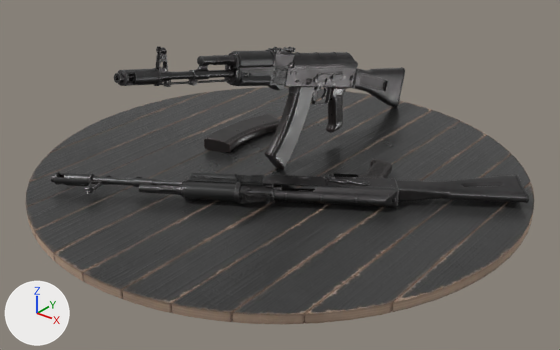
The glTF model public/models/ak-74.glb: old version first, new version second.
Camera for both pictures: a camera (50 mm lens) standing at (0.945, -1.181, 0.717) and looking at (0.044, -0.054, 0.019). Lighting does not change. The marker at lower left points along +X, +Y and +Z. The older version comes first. Where no turn or scale is listed for an object, it has been applied to the vertices.

Names of what the first picture shows: 'handle_low.001_ak74m_0', 'handle_low_ak74m_0', 'mag_low.001_ak74m_0', 'mag_low_ak74m_0', 'platform_plank_Planks_0', 'rearSightAdjust_low.001_ak74m_0', 'rearSight_low.001_ak74m_0', 'safety_low.001_ak74m_0', 'stock_low.001_ak74m_0', 'stock_low_ak74m_0' and 1 more.
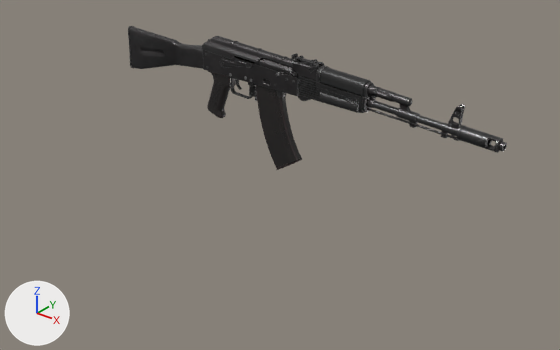
ob_sketchfab_model is not drawn itself; it is the parent of ob_457271f3c2c8461a8562756de3f14157_fbx.

Changed parts and their boxes (x1, y1, x2, y2) in the pictures (560 x 350 px):
'platform_plank_Planks_0', deleted
    before: (25, 87, 535, 324)
'handle_low_ak74m_0', moved
    before: (114, 46, 358, 133)
    after: (202, 36, 507, 153)
'handle_low.001_ak74m_0', deleted
    before: (51, 159, 399, 207)
'stock_low_ak74m_0', moved
    before: (352, 67, 405, 107)
    after: (128, 26, 204, 69)
'mag_low_ak74m_0', moved
    before: (264, 87, 314, 170)
    after: (256, 85, 303, 170)
'stock_low.001_ak74m_0', deleted
    before: (396, 175, 529, 204)
'mag_low.001_ak74m_0', deleted
    before: (204, 114, 280, 152)
'boltCarrier_low_ak74m_0', moved (not visible before)
    after: (255, 58, 292, 77)
'safety_low_ak74m_0', moved (not visible before)
    after: (219, 58, 252, 68)
'safety_low.001_ak74m_0', deleted
    before: (324, 176, 370, 186)
'rearSight_low.001_ak74m_0', deleted
    before: (246, 195, 274, 204)
'rearSight_low_ak74m_0', moved
    before: (274, 46, 296, 52)
    after: (291, 53, 317, 63)
'trigger_low_ak74m_0', moved
    before: (320, 87, 328, 99)
    after: (236, 79, 242, 90)
'rearSightAdjust_low_ak74m_0', moved
    before: (283, 47, 293, 53)
    after: (295, 55, 304, 62)
'rearSightAdjust_low.001_ak74m_0', deleted
    before: (265, 193, 269, 204)
'stockHinge_low_ak74m_0', moved (not visible afterwards)
    before: (353, 72, 358, 84)
'topCoverRelease_low.001_ak74m_0', no longer drawn
    before: (392, 197, 396, 203)
'stockReleaseButton_low_ak74m_0', moved (not visible afterwards)
    before: (350, 76, 354, 80)

What changed in the scene script:
```text
Change ob_sketchfab_model:
    add ob_sketchfab_model.parent = ob_fix_rotation_004
Remove ob_platform_plank_planks_0:
    ob_platform_plank_planks_0 = bpy.data.objects.new('platform_plank_Planks_0', me_platform_plank_planks_0)
    ob_platform_plank_planks_0.location = (0.0, 0.0, -0.009)
Remove ob_handle_low_001_ak74m_0:
    ob_handle_low_001_ak74m_0 = bpy.data.objects.new('handle_low.001_ak74m_0', me_handle_low_ak74m_0)
    ob_handle_low_001_ak74m_0.parent = ob_handle_low_001
    ob_handle_low_001_ak74m_0.location = (0.000719, -0.307, 0.0399)
    ob_handle_low_001_ak74m_0.scale = (0.348, 0.348, 0.348)
Remove ob_mag_low_001_ak74m_0:
    ob_mag_low_001_ak74m_0 = bpy.data.objects.new('mag_low.001_ak74m_0', me_mag_low_ak74m_0)
    ob_mag_low_001_ak74m_0.parent = ob_mag_low_001
    ob_mag_low_001_ak74m_0.location = (0.0000272, -0.0066, 0.000501)
    ob_mag_low_001_ak74m_0.scale = (0.106, 0.106, 0.106)
Remove ob_stock_low_001_ak74m_0:
    ob_stock_low_001_ak74m_0 = bpy.data.objects.new('stock_low.001_ak74m_0', me_stock_low_ak74m_0)
    ob_stock_low_001_ak74m_0.parent = ob_stock_low_001
    ob_stock_low_001_ak74m_0.location = (-0.0137, 0.126, -0.017)
    ob_stock_low_001_ak74m_0.scale = (0.13, 0.13, 0.13)
Remove ob_safety_low_001_ak74m_0:
    ob_safety_low_001_ak74m_0 = bpy.data.objects.new('safety_low.001_ak74m_0', me_safety_low_ak74m_0)
    ob_safety_low_001_ak74m_0.parent = ob_safety_low_001
    ob_safety_low_001_ak74m_0.location = (0.000274, -0.0341, 0.00391)
    ob_safety_low_001_ak74m_0.scale = (0.045, 0.045, 0.045)
Remove ob_rearsight_low_001_ak74m_0:
    ob_rearsight_low_001_ak74m_0 = bpy.data.objects.new('rearSight_low.001_ak74m_0', me_rearsight_low_ak74m_0)
    ob_rearsight_low_001_ak74m_0.parent = ob_rearsight_low_001
    ob_rearsight_low_001_ak74m_0.location = (0.0, -0.00436, 0.00138)
    ob_rearsight_low_001_ak74m_0.scale = (0.027, 0.027, 0.027)
Remove ob_rearsightadjust_low_001_ak74m_0:
    ob_rearsightadjust_low_001_ak74m_0 = bpy.data.objects.new('rearSightAdjust_low.001_ak74m_0', me_rearsightadjust_low_ak74m_0)
    ob_rearsightadjust_low_001_ak74m_0.parent = ob_rearsightadjust_low_001
    ob_rearsightadjust_low_001_ak74m_0.location = (0.0, 0.0, 0.0000363)
    ob_rearsightadjust_low_001_ak74m_0.scale = (0.0105, 0.0105, 0.0105)
Add ob_fix_rotation_004:
    ob_fix_rotation_004 = bpy.data.objects.new('fix-rotation.004', None)
    ob_fix_rotation_004.parent = ob_fix_rotation_003
    ob_fix_rotation_004.location = (0.0, 0.0, 0.0)
    ob_fix_rotation_004.rotation_euler = (0.0, 0.0, 1.562)  # degrees (0, 0, 89)
Add ob_fix_rotation_003:
    ob_fix_rotation_003 = bpy.data.objects.new('fix-rotation.003', None)
    ob_fix_rotation_003.parent = ob_fix_rotation_002
    ob_fix_rotation_003.location = (0.0, 0.0, 0.0)
    ob_fix_rotation_003.rotation_euler = (-0.00873, 0.0, 0.0)  # degrees (-0.5, 0, 0)
Add ob_fix_rotation_002:
    ob_fix_rotation_002 = bpy.data.objects.new('fix-rotation.002', None)
    ob_fix_rotation_002.parent = ob_fix_rotation_001
    ob_fix_rotation_002.location = (0.0, 0.0, 0.0)
Add ob_fix_rotation_001:
    ob_fix_rotation_001 = bpy.data.objects.new('fix-rotation.001', None)
    ob_fix_rotation_001.parent = ob_fix_rotation
    ob_fix_rotation_001.location = (0.0, 0.0, 0.0)
Add ob_fix_rotation:
    ob_fix_rotation = bpy.data.objects.new('fix-rotation', None)
    ob_fix_rotation.location = (0.0, 0.0, 0.0)
    ob_fix_rotation.rotation_euler = (0.0, 0.284, 0.0)  # degrees (0, 16, 0)
```
